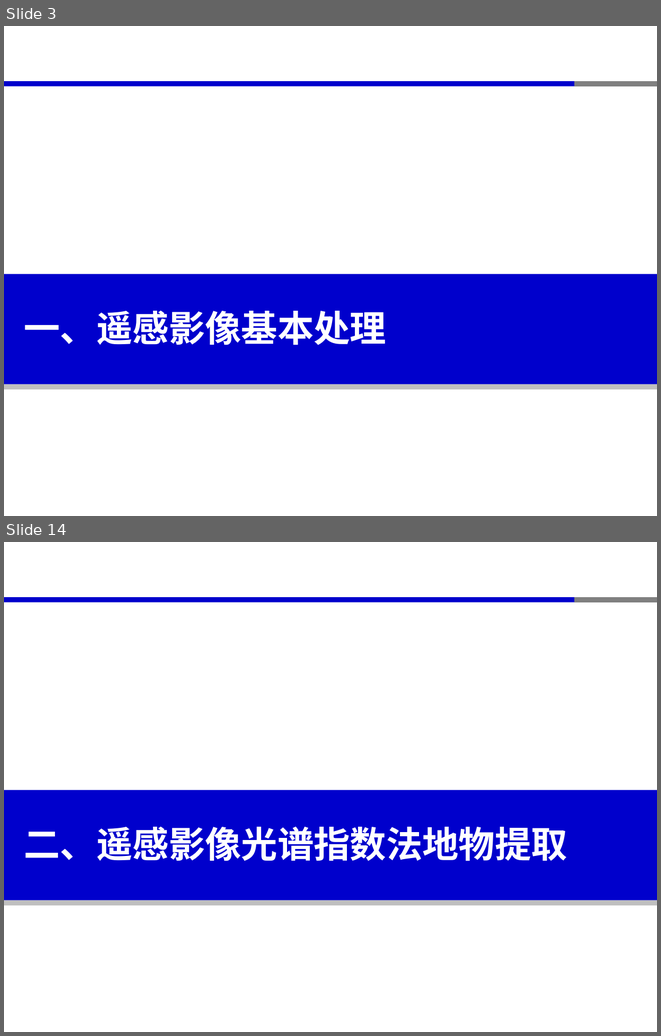
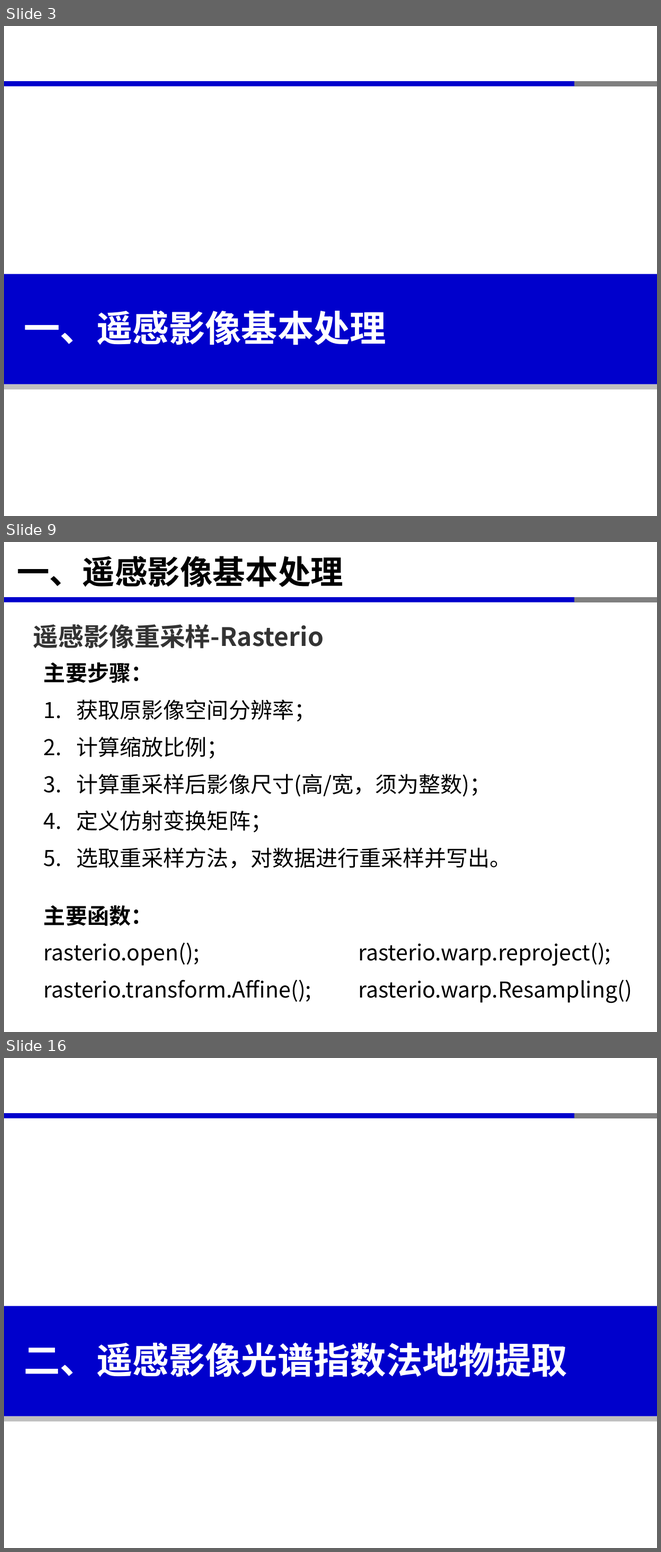
Before and after one commit to xinluo2018/spatial-data-processing, a slide deck: 第6章-栅格数据处理及分析/第2节-栅格数据处理.pptx. Shown one above the other, each under a label of ours: slides 3 and 14 before the commit, slides 3, 9 and 16 after it; the slides between them are not shown. The pictures are 661x1036 and 661x1552 pixels, drawn with LibreOffice and Linux fonts; fonts in the diff are those of the drawing. Boxes give left, top, right and bottom in pixels: in the first picture for what was removed or moved away, otherwise in the second. Text is boxed around its words. In the diff, an @@ line names an element or a change of style, - is before the commit and + after.

```diff
--- a/第6章-栅格数据处理及分析/第2节-栅格数据处理.pptx
+++ b/第6章-栅格数据处理及分析/第2节-栅格数据处理.pptx
@@ slide 9 added at (4, 542, 657, 1032), background #FFFFFF; not listed: 3 template elements that a slide beside it also shows @@
@@ title added at (17, 556, 343, 587), 36 pt, text #000000, bold @@
+一、遥感影像基本处理
@@ text added at (33, 624, 324, 649), 28 pt, text #333333, bold @@
+遥感影像重采样-Rasterio
@@ text added at (44, 662, 512, 868), 24 pt, text #000000 @@
+主要步骤：
+1. 获取原影像空间分辨率；
+2. 计算缩放比例；
+3. 计算重采样后影像尺寸(高/宽，须为整数)；
+4. 定义仿射变换矩阵；
+5. 选取重采样方法，对数据进行重采样并写出。
@@ text added at (44, 905, 311, 1002), 24 pt, text #000000 @@
+主要函数：
+rasterio.open();
+rasterio.transform.Affine();
@@ text added at (358, 942, 632, 1003), 24 pt, text #000000 @@
+rasterio.warp.reproject();
+rasterio.warp.Resampling()
@@ what was slide 14 is now slide 16 @@
```
Also in this commit, not shown: 9 slides changed, 4 other slides added, 7 slides removed, 19 other files.
